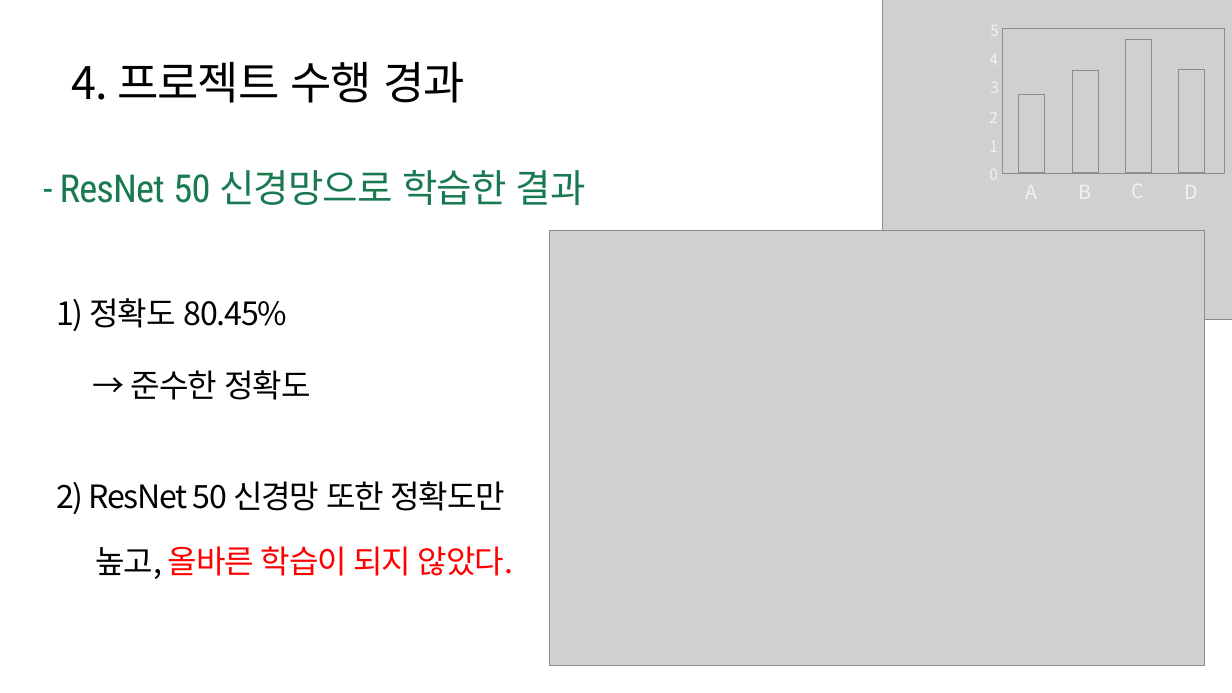
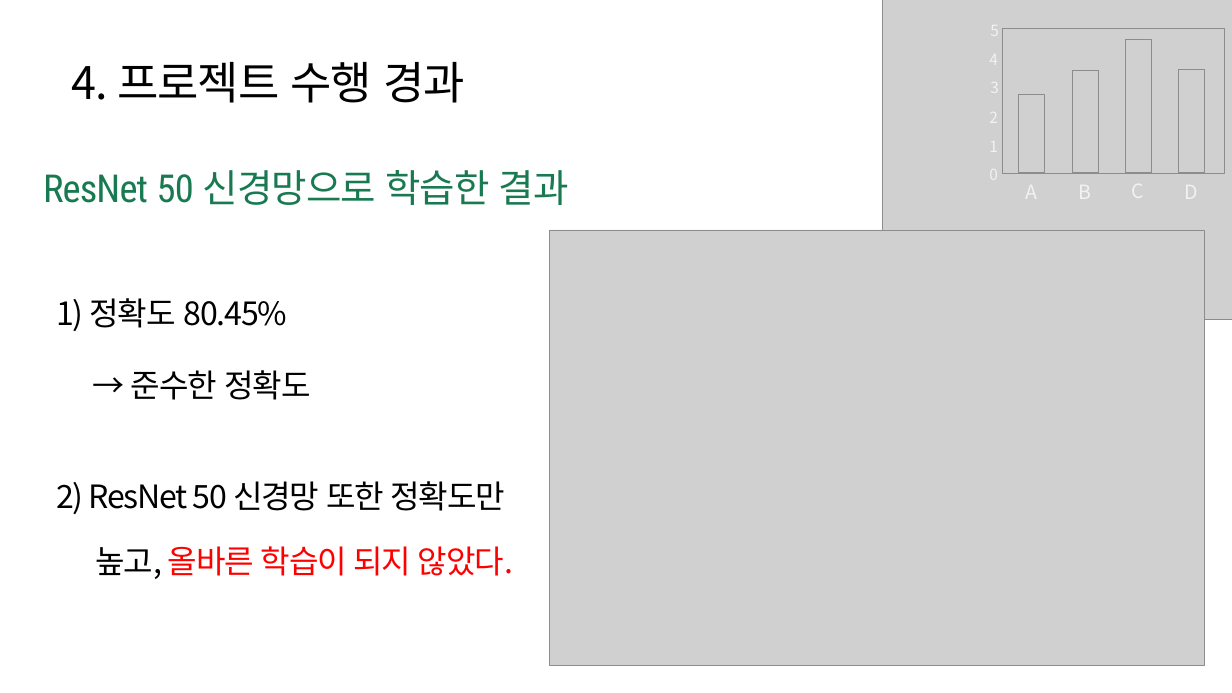
Before and after one commit to parkahjin/brain-hemorrhage, a slide deck: slide 13 of Slide/B팀_Claude_뇌출혈 조기 진단 프로젝트.pptx. Drawn at 1232x693 pixels with LibreOffice and Linux fonts; fonts in the diff are those of the drawing; grey boxes stand for pictures. Boxes give left, top, right and bottom in pixels: in the first picture for what was removed or moved away, otherwise in the second. Text is boxed around its words. In the diff, an @@ line names an element or a change of style, - is before the commit and + after.

```diff
--- a/Slide/B팀_Claude_뇌출혈 조기 진단 프로젝트.pptx
+++ b/Slide/B팀_Claude_뇌출혈 조기 진단 프로젝트.pptx
@@ text at [43, 170, 569, 205]: text changed @@
-- ResNet 50 신경망으로 학습한 결과
+ResNet 50 신경망으로 학습한 결과
```
Also in this commit, not shown: 15 other slides changed, 1 slide added, 5 other files.
